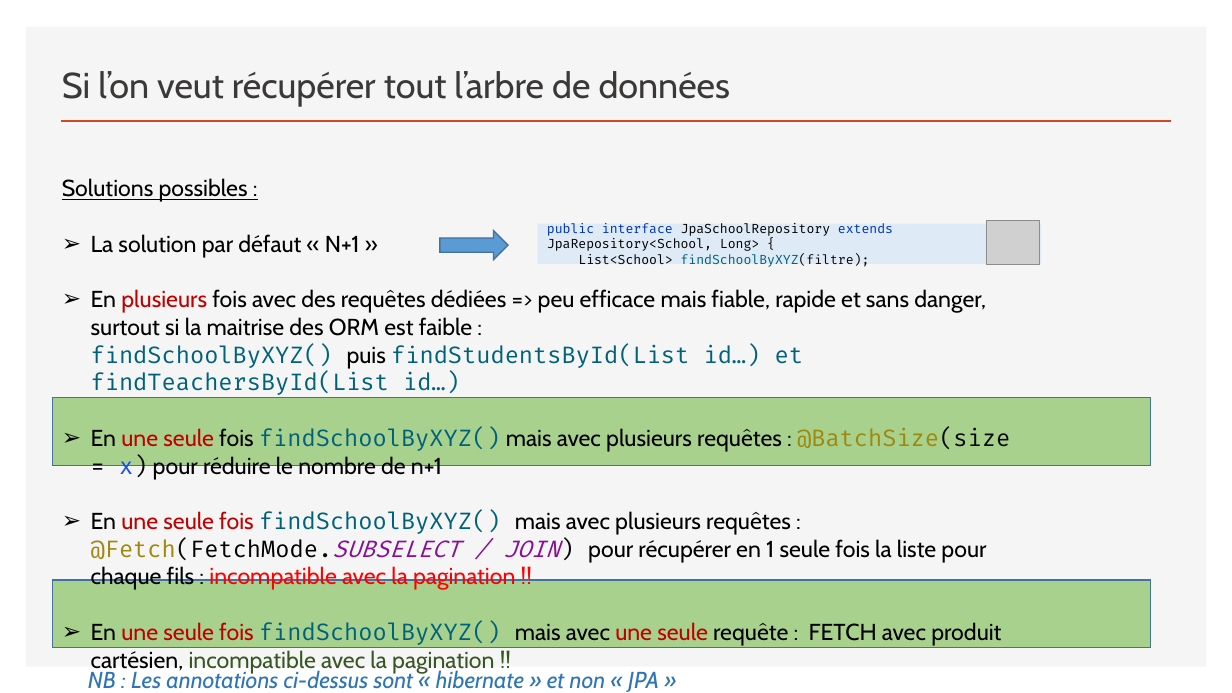
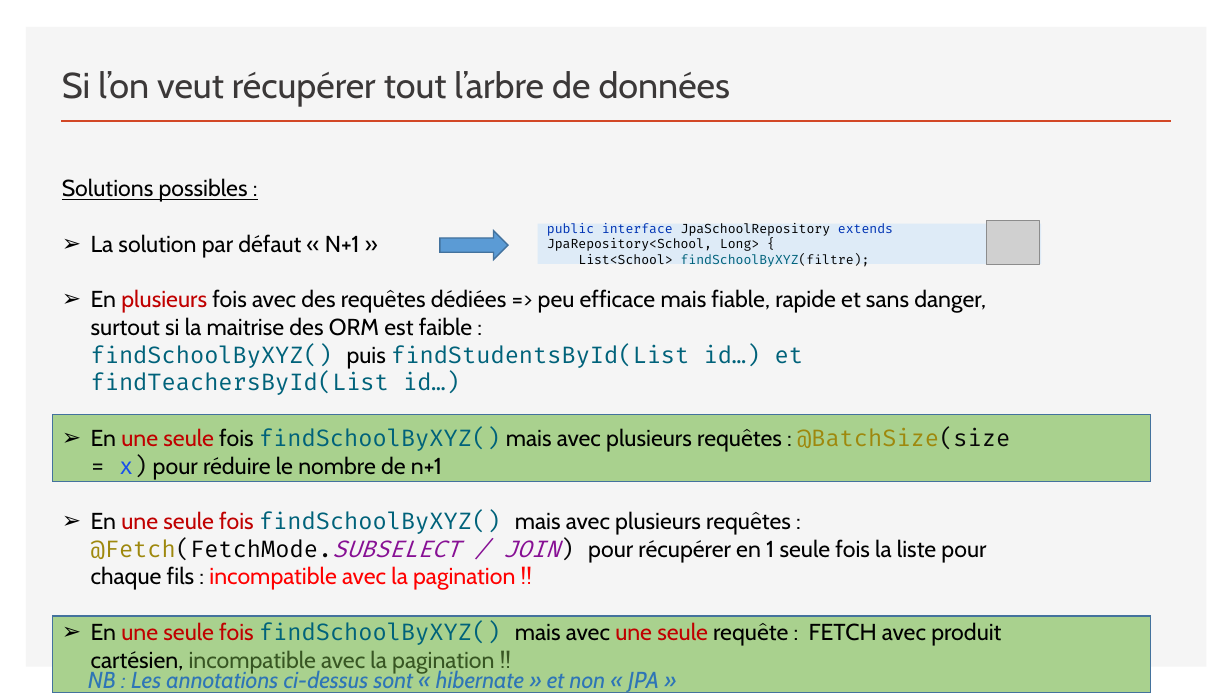
Before and after one commit to sebzuki/hibernate, a slide deck: slide 16 of JPA-HIBERNATE.pptx. Drawn at 1232x693 pixels with LibreOffice and Linux fonts; fonts in the diff are those of the drawing; grey boxes stand for pictures. Boxes give left, top, right and bottom in pixels: in the first picture for what was removed or moved away, otherwise in the second. Text is boxed around its words. In the diff, an @@ line names an element or a change of style, - is before the commit and + after.

```diff
--- a/JPA-HIBERNATE.pptx
+++ b/JPA-HIBERNATE.pptx
@@ rectangle: place and size @@
-rectangle at box(53, 397, 1151, 465)
+rectangle at box(53, 414, 1151, 482)
@@ rectangle: place and size @@
-rectangle at box(53, 580, 1151, 648)
+rectangle at box(53, 616, 1151, 693)
```
Also in this commit, not shown: 7 other slides changed.
